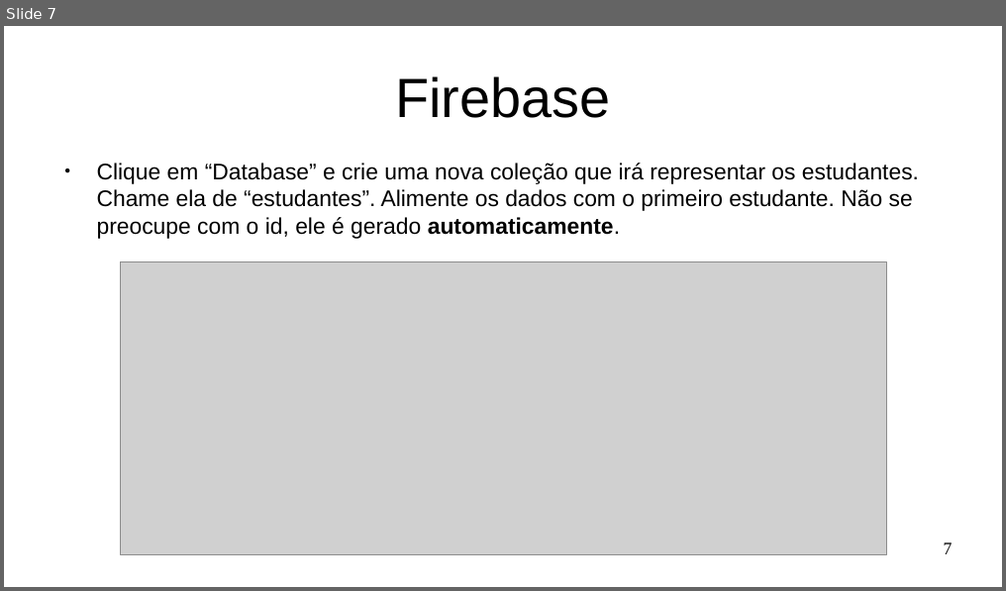
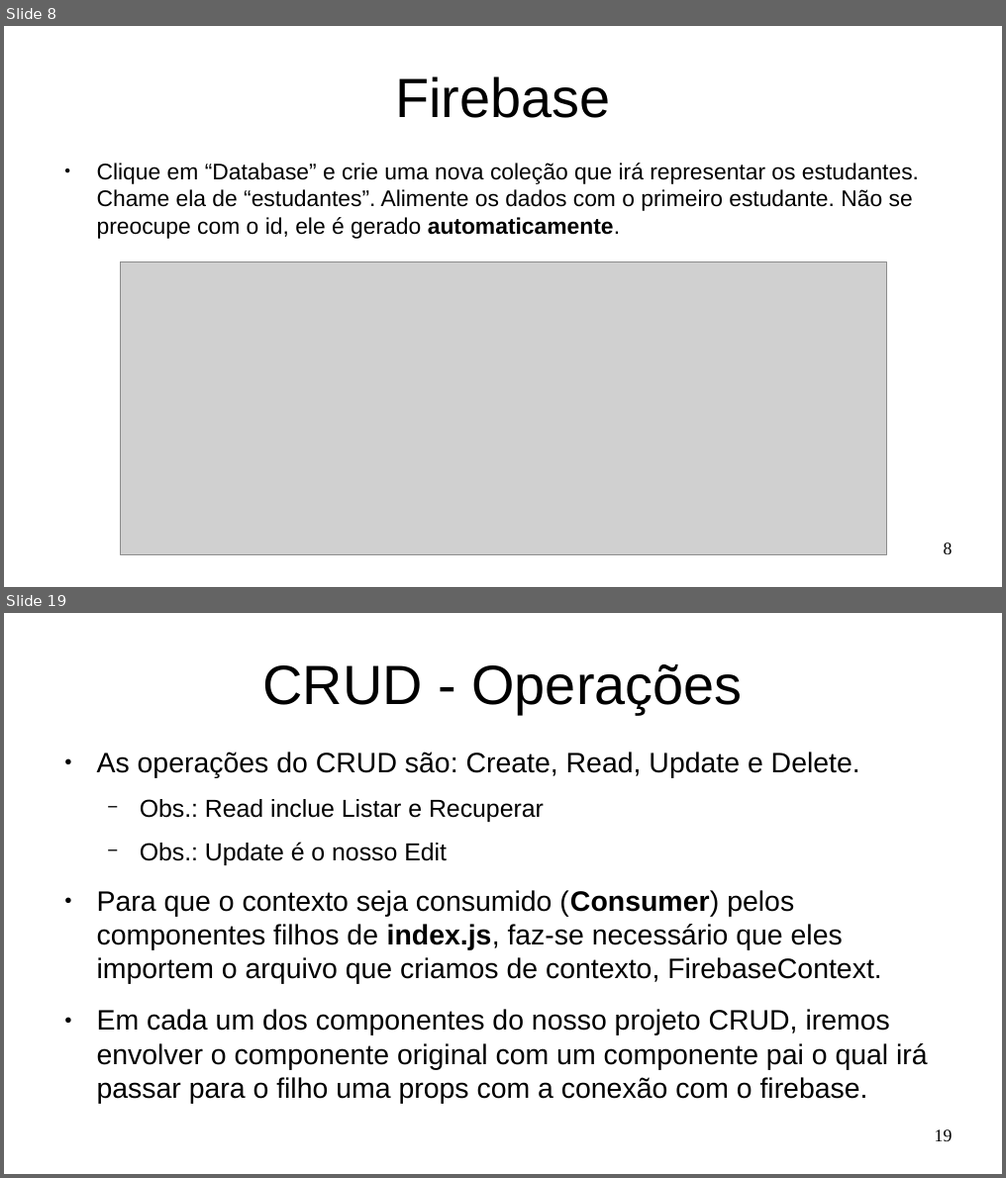
Before and after one commit to Marques-Dev/WEB_2020-1, a slide deck: SLIDES/aula07-crud-firebase.odp. Shown one above the other, each under a label of ours: slide 7 before the commit, slides 8 and 19 after it; the slides between them are not shown. The pictures are 1006x591 and 1006x1178 pixels, drawn with LibreOffice and Linux fonts; fonts in the diff are those of the drawing; grey boxes stand for pictures. Boxes give left, top, right and bottom in pixels: in the first picture for what was removed or moved away, otherwise in the second. Text is boxed around its words. In the diff, an @@ line names an element or a change of style, - is before the commit and + after.

```diff
--- a/SLIDES/aula07-crud-firebase.odp
+++ b/SLIDES/aula07-crud-firebase.odp
@@ slide 19 added at bbox=[4, 613, 1002, 1174], background #FFFFFF @@
@@ title added at bbox=[263, 664, 742, 714], 44 pt, text #000000 @@
+CRUD - Operações
@@ text added at bbox=[97, 752, 928, 1103], 22.4 pt, text #000000 @@
+● As operações do CRUD são: Create, Read, Update e Delete.
+  − Obs.: Read inclue Listar e Recuperar
+  − Obs.: Update é o nosso Edit
+● Para que o contexto seja consumido (Consumer) pelos componentes filhos de index.js, faz-se necessário que eles importem o arquivo que criamos de contexto, FirebaseContext.
+● Em cada um dos componentes do nosso projeto CRUD, iremos envolver o componente original com um componente pai o qual irá passar para o filho uma props com a conexão com o firebase.
@@ page number added at bbox=[935, 1130, 952, 1142], 14 pt, text #000000 @@
+19
@@ what was slide 7 is now slide 8 @@
@@ page number at bbox=[944, 543, 952, 555]: text changed @@
-7
+8
```
Also in this commit, not shown: 8 slides changed, 17 other slides added, 1 slide removed, 3 other files.
